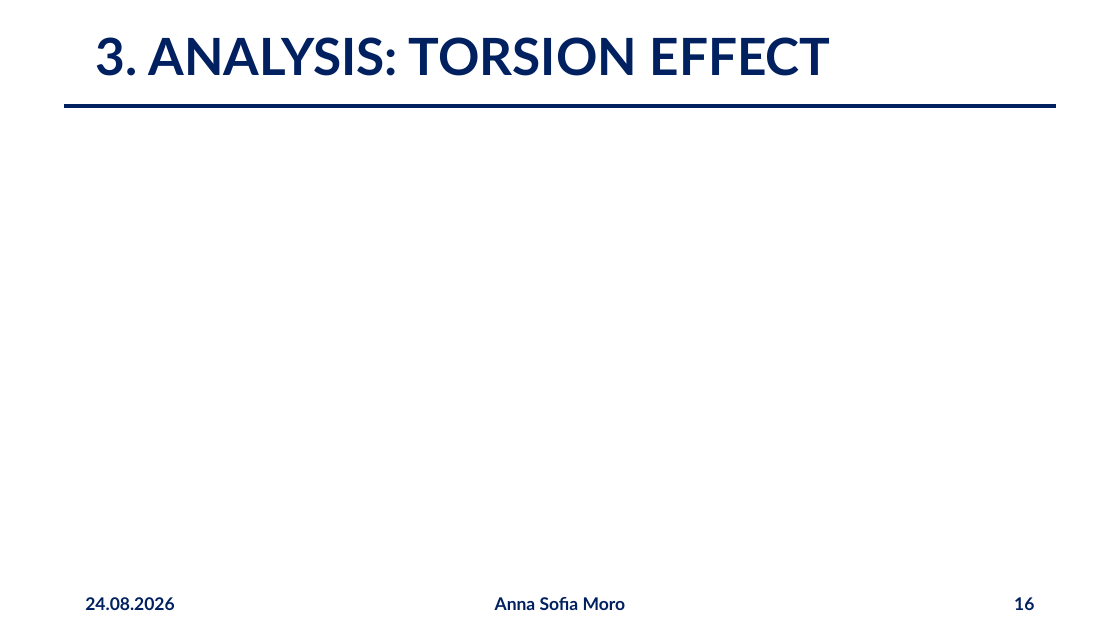
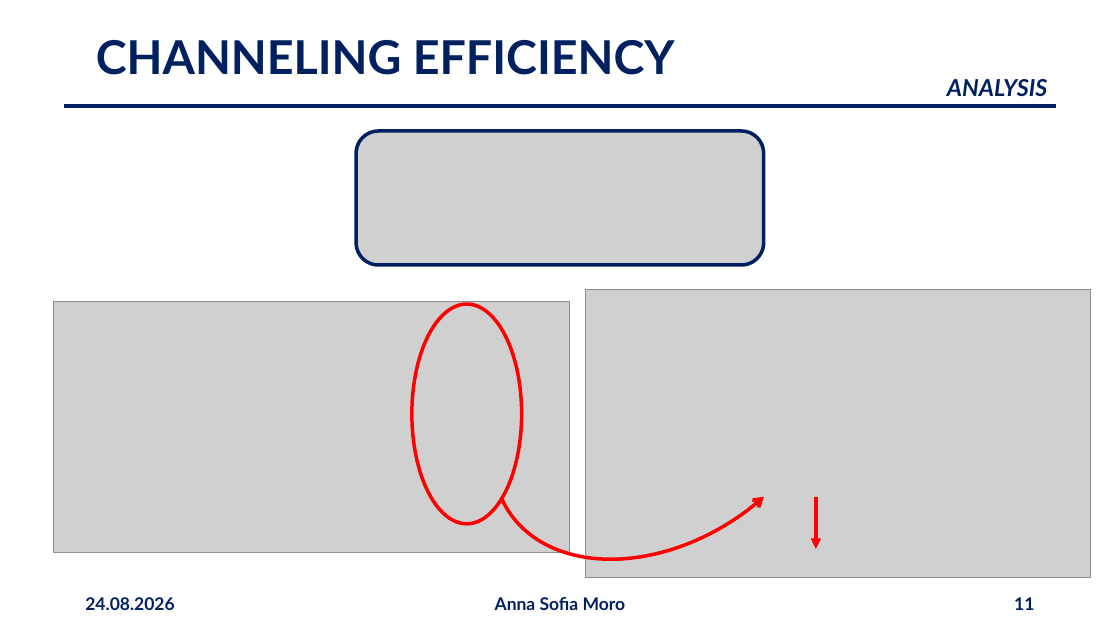
Before and after one commit to annaasofia/tesi, a slide deck: slide 11 of slides/presentazione2408.pptx (slide 16 before the commit). Drawn at 1120x630 pixels with LibreOffice and Linux fonts; fonts in the diff are those of the drawing; grey boxes stand for pictures. Boxes give left, top, right and bottom in pixels: in the first picture for what was removed or moved away, otherwise in the second. Text is boxed around its words. In the diff, an @@ line names an element or a change of style, - is before the commit and + after.

```diff
--- a/slides/presentazione2408.pptx
+++ b/slides/presentazione2408.pptx
@@ title at box(96, 40, 675, 75): text changed; size 44 to 40 pt @@
-3. ANALYSIS: TORSION EFFECT
+CHANNELING EFFICIENCY
@@ text added at box(947, 79, 1048, 97), 20 pt, text #002060, bold, italic @@
+ANALYSIS
@@ picture added at box(356, 131, 764, 266) @@
@@ arc (boxed as its full ellipse) added at box(438, 205, 885, 621), outline #FF0000 3 pt @@
@@ picture added at box(586, 290, 1091, 578) @@
@@ picture added at box(54, 302, 570, 552) @@
@@ picture added at box(261, 319, 386, 360) @@
@@ ellipse added at box(412, 304, 522, 524), outline #FF0000 3 pt @@
@@ picture added at box(846, 425, 951, 466) @@
@@ arrow added from (816, 497) to (816, 549), #FF0000 3 pt @@
@@ page number at box(1014, 597, 1034, 610): text changed @@
-16
+11
```
Also in this commit, not shown: 15 other slides changed, 1 slide added, 8 slides removed.
